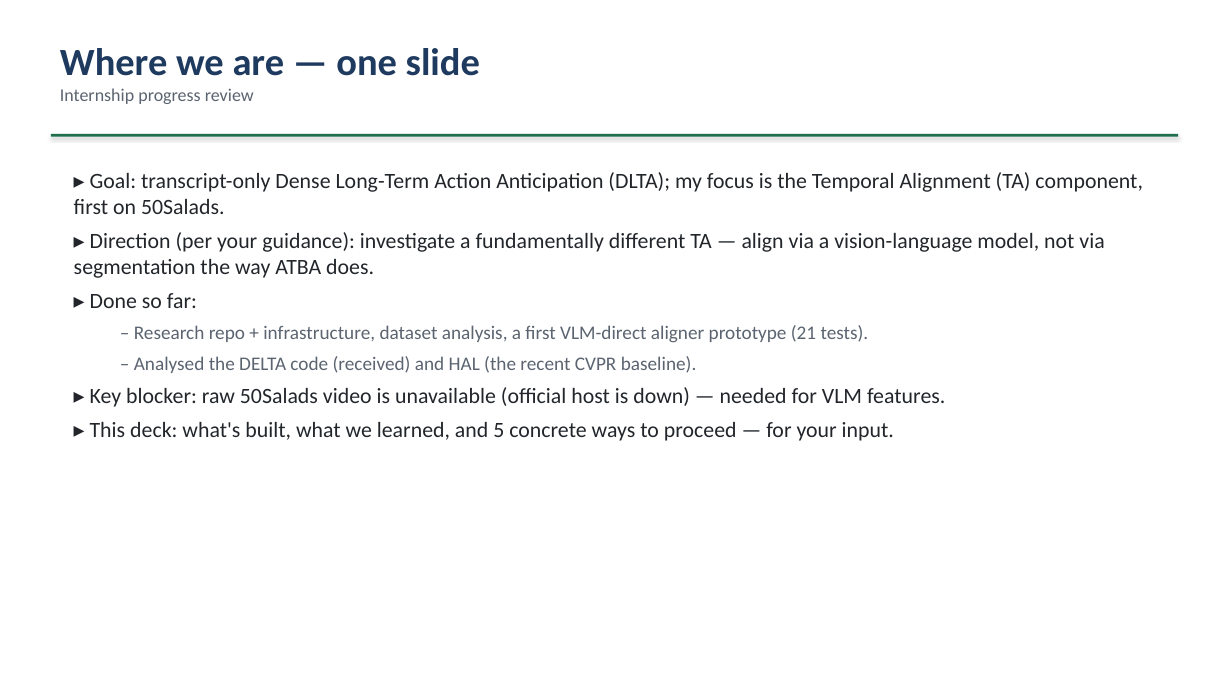
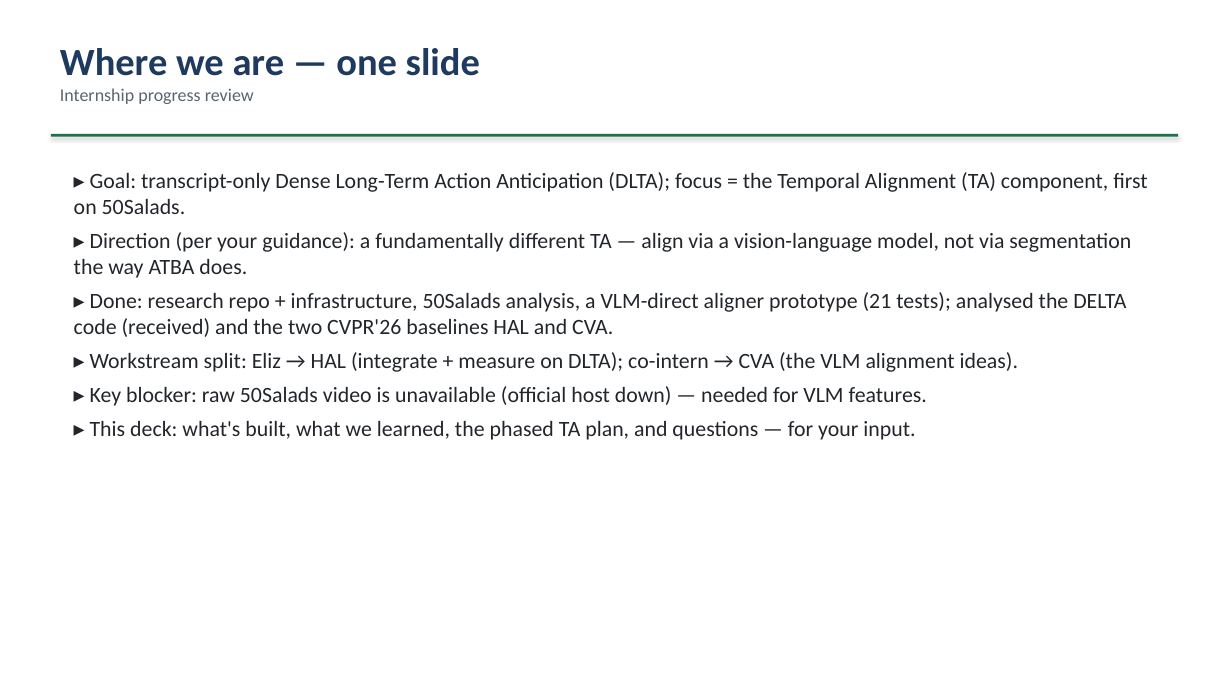
Before and after one commit to epayaslii/DELTA, a slide deck: slide 2 of slides/DELTA_progress_Mariella.pptx. Drawn at 1232x693 pixels with LibreOffice and Linux fonts; fonts in the diff are those of the drawing. Boxes give left, top, right and bottom in pixels: in the first picture for what was removed or moved away, otherwise in the second. Text is boxed around its words. In the diff, an @@ line names an element or a change of style, - is before the commit and + after.

Commit message:
Workstream split (Eliz->HAL, co-intern->CVA); adapt the deck
- docs/baselines-hal-cva.md: add the workstream split + Eliz's concrete HAL
  plan (H1-H7): reproduce ATBA/HAL on Breakfast, score pseudo-labels, get HAL
  running on 50Salads, port HAL into DELTA's --model_type atba, measure the
  effect on Obs%/Pred% MoC, ablate the 3 terms. Expected magnitude small; a
  clean negative is still a finding; diff_loss may transfer to the VLM aligner.
- slides/: deck adapted to the new scope -- HAL slide reframed as "my focus"
  with the open question, new CVA slide, two-axes + split slide, phased TA plan
  table, HAL H1-H7 table, "the VLM method where both workstreams land" slide,
  two-track sequencing table, updated questions. 21 slides.

```diff
--- a/slides/DELTA_progress_Mariella.pptx
+++ b/slides/DELTA_progress_Mariella.pptx
@@ text at <box>74,172,1147,440</box>: text changed @@
-▸ Goal: transcript-only Dense Long-Term Action Anticipation (DLTA); my focus is the Temporal Alignment (TA) component, first on 50Salads.
-▸ Direction (per your guidance): investigate a fundamentally different TA — align via a vision-language model, not via segmentation the way ATBA does.
-▸ Done so far:
-  – Research repo + infrastructure, dataset analysis, a first VLM-direct aligner prototype (21 tests).
-  – Analysed the DELTA code (received) and HAL (the recent CVPR baseline).
-▸ Key blocker: raw 50Salads video is unavailable (official host is down) — needed for VLM features.
-▸ This deck: what's built, what we learned, and 5 concrete ways to proceed — for your input.
+▸ Goal: transcript-only Dense Long-Term Action Anticipation (DLTA); focus = the Temporal Alignment (TA) component, first on 50Salads.
+▸ Direction (per your guidance): a fundamentally different TA — align via a vision-language model, not via segmentation the way ATBA does.
+▸ Done: research repo + infrastructure, 50Salads analysis, a VLM-direct aligner prototype (21 tests); analysed the DELTA code (received) and the two CVPR'26 baselines HAL and CVA.
+▸ Workstream split: Eliz → HAL (integrate + measure on DLTA); co-intern → CVA (the VLM alignment ideas).
+▸ Key blocker: raw 50Salads video is unavailable (official host down) — needed for VLM features.
+▸ This deck: what's built, what we learned, the phased TA plan, and questions — for your input.
```
Also in this commit, not shown: 9 other slides changed, 5 slides added, 4 slides removed, 2 other files.
